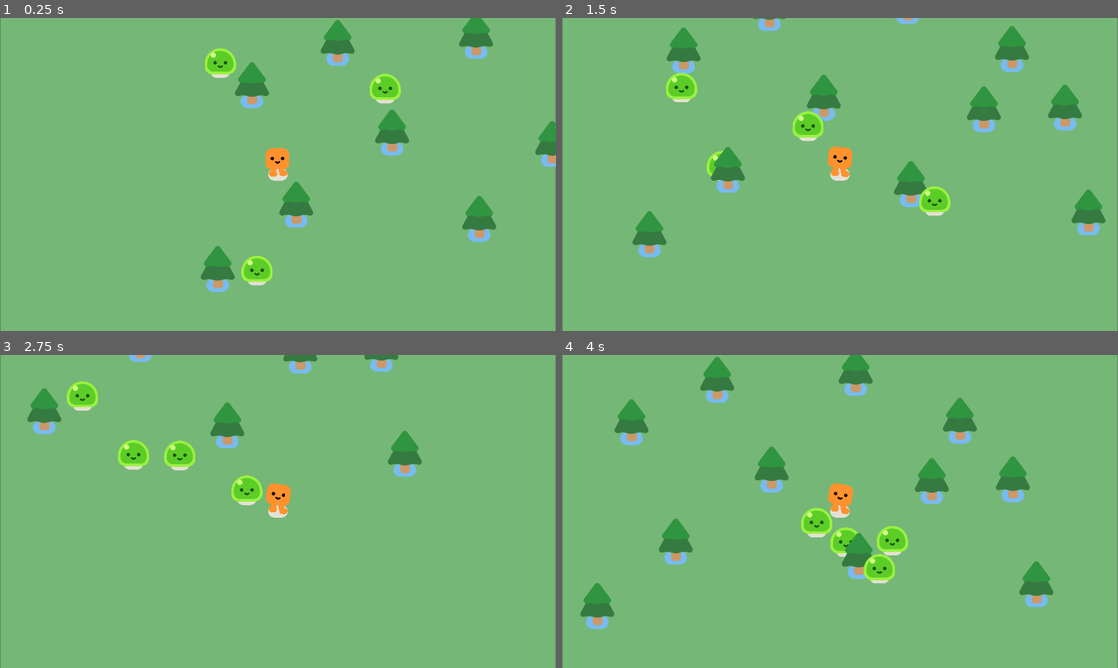
Above: before the commit, frames 1-4 (two rows, left to right).
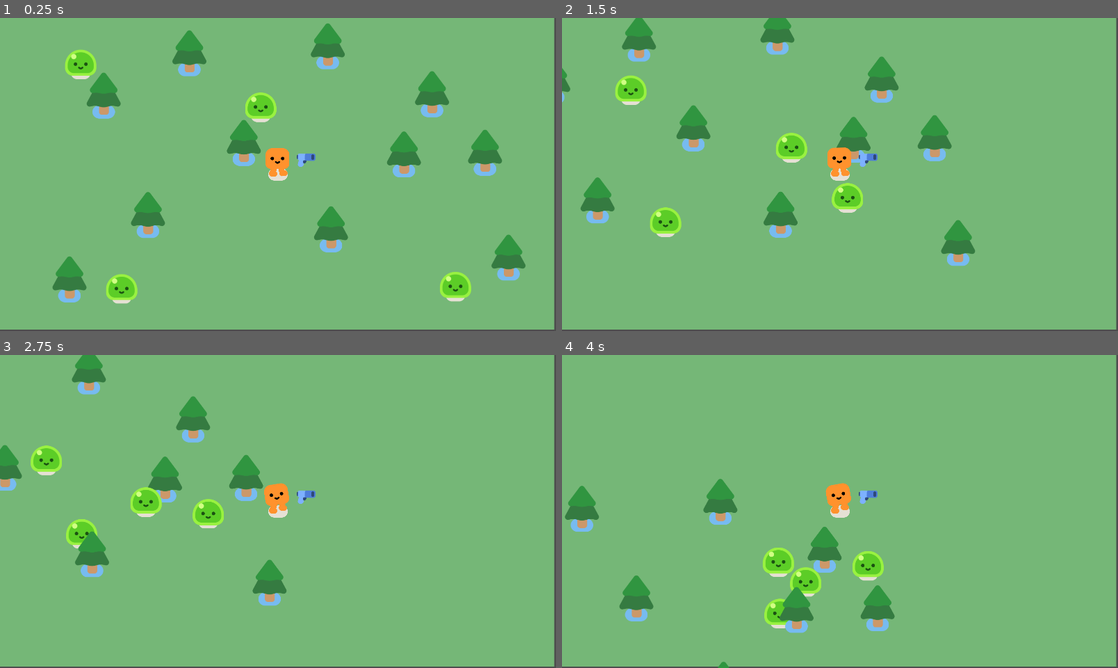
Above: after the commit, the same moments.

Repository: Subodh668/2d_trial_game
Game: Godot game, scene res://scenes/survivor_game.tscn
Same seed, same stepped clock (60 frames per second), same inputs: the game is played once before the commit and once after it.
Inputs:
- Up to frame 1 (0.25 s): no input
- Up to frame 2 (1.5 s): hold D (move_right) 0.53-1.28 s; hold S (move_down) from 1.28 s (still down)
- Up to frame 3 (2.75 s): release S (move_down) at 2.03 s; hold D (move_right) from 2.03 s (still down)
- Up to frame 4 (4 s): release D (move_right) at 2.78 s; hold W (move_up) 2.78-3.53 s; hold A (move_left) from 3.53 s (still down)

The runs differ from the first frame. In frame 1, 14% of the frame differs, in the area x 0-100%, y 0-100%; in frame 2, 14%; in frame 3, 10%; in frame 4, 13%.

Commit message:
Added gun scene and integrated it into player and survivor game scenes; updated editor configurations and adjusted node properties.

Diff:
--- /dev/null
+++ b/scenes/gun.tscn
@@ -0,0 +1,22 @@
+[gd_scene format=3 uid="uid://chi0wun4m5ssk"]
+
+[ext_resource type="Texture2D" uid="uid://coon1w77o334i" path="res://pistol/pistol.png" id="1_x77fm"]
+
+[sub_resource type="CircleShape2D" id="CircleShape2D_og67c"]
+radius = 387.12918
+
+[node name="Gun" type="Area2D" unique_id=1058615591]
+
+[node name="CollisionShape2D" type="CollisionShape2D" parent="." unique_id=160229741]
+shape = SubResource("CircleShape2D_og67c")
+
+[node name="WeaponPivot" type="Marker2D" parent="." unique_id=575159678]
+rotation = 0.013170235
+
+[node name="Pistol" type="Sprite2D" parent="WeaponPivot" unique_id=1261734140]
+position = Vector2(96.688675, -24.275482)
+scale = Vector2(0.92, 0.92)
+texture = ExtResource("1_x77fm")
+
+[node name="ShootingPoint" type="Marker2D" parent="WeaponPivot/Pistol" unique_id=518724132]
+position = Vector2(24.851404, -11.446235)
--- a/scenes/player.tscn
+++ b/scenes/player.tscn
@@ -2,6 +2,7 @@
 
 [ext_resource type="PackedScene" uid="uid://pbmyh1qru7p" path="res://characters/happy_boo/happy_boo.tscn" id="1_3vyb7"]
 [ext_resource type="Script" uid="uid://cl7eih8r8h1m0" path="res://scripts/player.gd" id="1_g2els"]
+[ext_resource type="PackedScene" uid="uid://chi0wun4m5ssk" path="res://scenes/gun.tscn" id="3_qhqgy"]
 
 [sub_resource type="CircleShape2D" id="CircleShape2D_g2els"]
 radius = 35.0
@@ -18,3 +19,6 @@
 shape = SubResource("CircleShape2D_g2els")
 
 [node name="Camera2D" type="Camera2D" parent="." unique_id=1807500227]
+
+[node name="Gun" parent="." unique_id=1058615591 instance=ExtResource("3_qhqgy")]
+position = Vector2(0, -27)
--- a/scenes/survivor_game.tscn
+++ b/scenes/survivor_game.tscn
@@ -6,15 +6,18 @@
 
 [node name="Game" type="Node2D" unique_id=174864434]
 y_sort_enabled = true
+position = Vector2(55, -3)
 
 [node name="CanvasLayer" type="CanvasLayer" parent="." unique_id=1192380059]
-layer = -10
+layer = -30
 
 [node name="ColorRect" type="ColorRect" parent="CanvasLayer" unique_id=1358522164]
-offset_left = 1.0
-offset_right = 1919.0
-offset_bottom = 1080.0
+offset_left = -4.0
+offset_top = -5.0
+offset_right = 1914.0
+offset_bottom = 1075.0
 color = Color(0.46069366, 0.71791893, 0.46529913, 1)
+metadata/_edit_use_anchors_ = true
 
 [node name="Tree" parent="." unique_id=1230449169 instance=ExtResource("2_ubwba")]
 position = Vector2(297, 322)
@@ -50,7 +53,7 @@
 position = Vector2(1695, 881)
 
 [node name="Player" parent="." unique_id=759839312 instance=ExtResource("1_mtyrm")]
-position = Vector2(386, 574)
+position = Vector2(898, 538)
 
 [node name="Mob" parent="." unique_id=974575086 instance=ExtResource("3_ubwba")]
 position = Vector2(817, 264)
